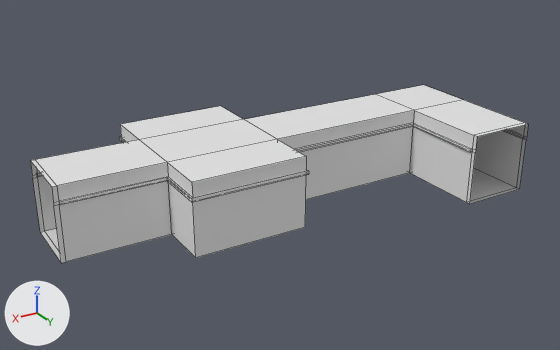
The FBX model TBA-MasterD/Assets/Prefabs/Jorge/Originals/Drone Training Room/HallwayToShootingRange.fbx: old version first, new version second.
One viewpoint serves both versions: a 50 mm camera at (24.13, -36.68, 8.71) aimed at (9.9, -60.39, -3.14). Lighting does not change. The marker at lower left points along +X, +Y and +Z. Mesh edges are drawn as thin lines. Where no turn or scale is listed for an object, it has been applied to the vertices.

Names of what the first picture shows: 'HallwayToShootingRange'.
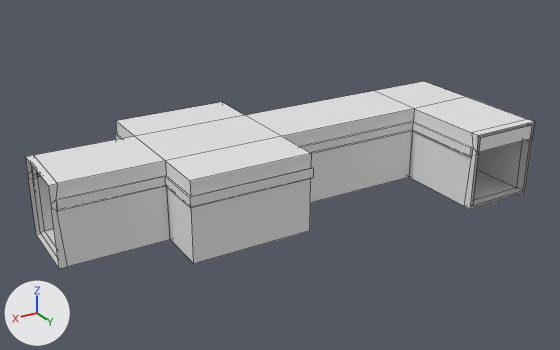
Location of each change, [x1, y1, x2, y2] in pixels of the pictures (560 x 350 px; the box of a moved part takes in the faces that stretch with it):
'HallwayToShootingRange', reshaped
    before: [30, 85, 528, 263]
    after: [25, 81, 534, 269]
part 1 of me_plane_019, added
    after: [25, 81, 534, 269]
part 2 of me_plane_019, moved or reshaped
    before: [467, 123, 528, 204]
    after: [471, 124, 532, 206]

The change in detail:
me_plane_019 is used by ob_hallwaytoshootingrange; location (2.42, -57.47, -4.26).
Verts and faces of me_plane_019; kept vertices keep their numbers, new ones are numbered from 112.
Before the commit, vertices of me_plane_019: 2 (-1.4, 1.1, 0.0) at pixel (519, 189), 3 (1.3, 1.1, 0.0) at pixel (469, 204), 18 (-1.4, 1.1, 2.8) at pixel (528, 124), 19 (1.3, 1.1, 2.8) at pixel (477, 136), 39 (-1.4, 1.1, 2.2) at pixel (526, 137).
Before the commit, vertices of me_plane_019: 48 (-1.4, 1.1, 2.1) at pixel (526, 140), 56 (1.3, 1.1, 2.2) at pixel (475, 150), 60 (1.3, 1.1, 2.1) at pixel (475, 153), 66 (-1.4, 0.9, 2.8) at pixel (525, 122), 67 (1.3, 0.9, 2.8) at pixel (473, 135).
Before the commit, vertices of me_plane_019: 68 (-1.4, 0.9, 2.2) at pixel (523, 136), 70 (1.3, 0.9, 2.2) at pixel (472, 148).
me_plane_019 had 112 vertices, 104 faces and spanned x -1.5..16.3, y -7.2..1.1, z 0.0..2.8.
me_plane_019 now has 226 vertices, 209 faces and spans x -1.6..16.4, y -7.3..1.3, z -0.1..2.9.
me_plane_019 part 1: a new loose piece of 112 vertices spanning x -1.6..16.4, y -7.3..1.3, z -0.1..2.9.
Part 2, on me_plane_019:
Vertices deleted: 18, 19 (with the faces that use them).
Vertices 2, 3, 39, 48, 56, 60 move by (0.0, 0.2, 0.0).
New vertex 112 is at (-1.4, 1.3, 2.8), pixel (531, 125).
New vertex 113 is at (1.3, 1.3, 2.8), pixel (480, 138).
New vertex 114 is at (-1.4, 1.3, 2.2), pixel (530, 138).
New vertex 115 is at (1.3, 1.3, 2.2), pixel (478, 152).
New faces: (39, 112, 66, 68), (56, 70, 67, 113), (66, 112, 113, 67), (112, 114, 115, 113) (mat_white (white #e7e7e7)).
